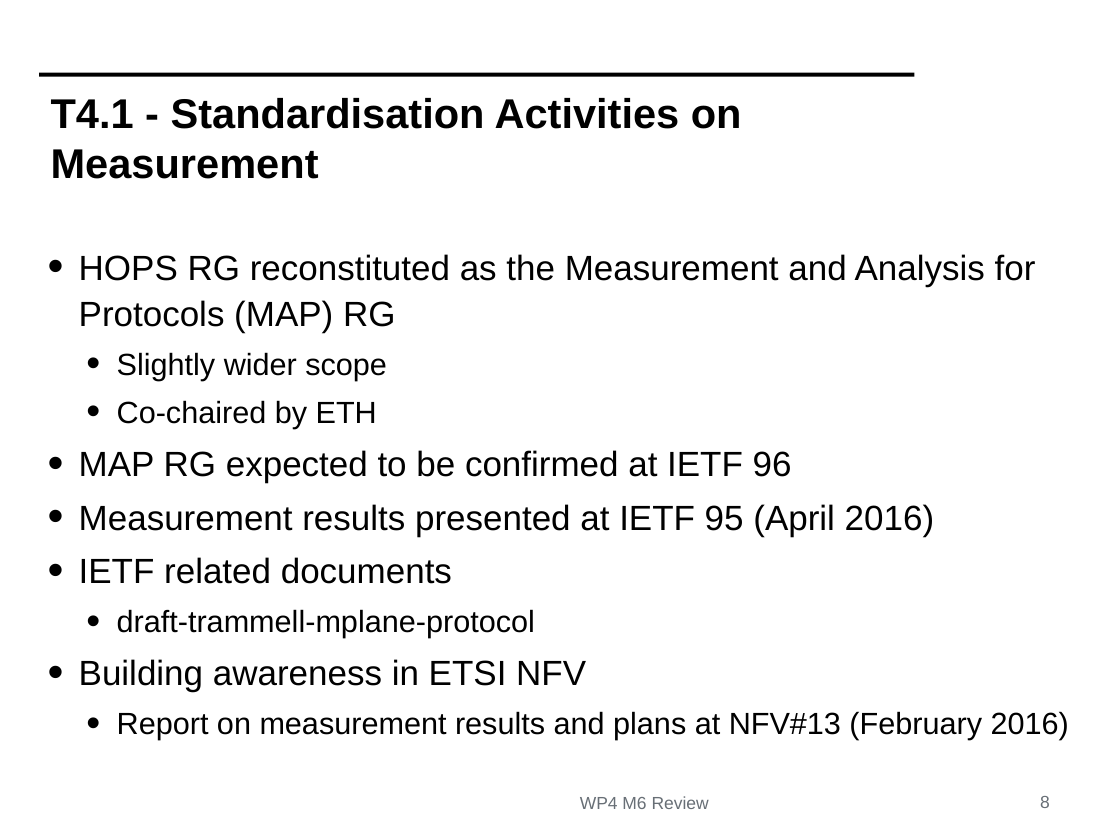
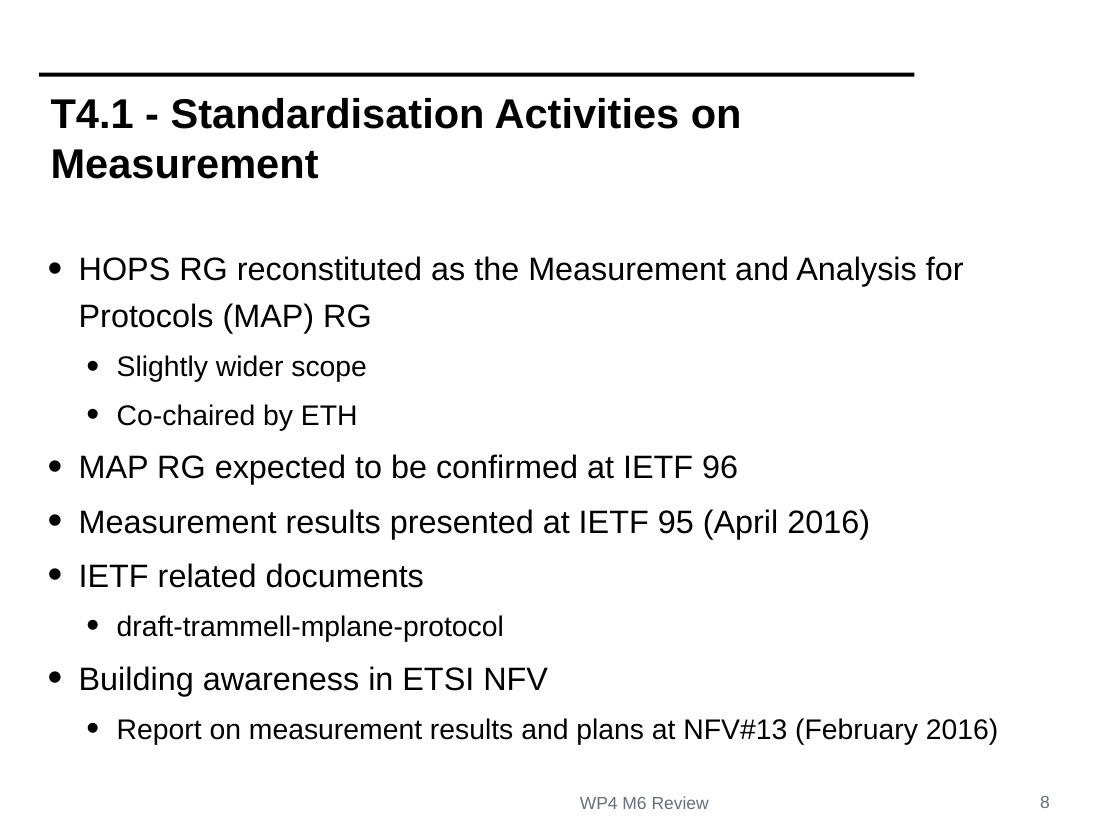
Before and after one commit to mami-project/roadshows, a slide deck: slide 8 of review1/WP4-ReviewM6.pptx. Drawn at 1120x840 pixels with LibreOffice and Linux fonts; fonts in the diff are those of the drawing; background and template pictures are left out. Boxes give left, top, right and bottom in pixels: in the first picture for what was removed or moved away, otherwise in the second. Text is boxed around its words. In the diff, an @@ line names an element or a change of style, - is before the commit and + after.

```diff
--- a/review1/WP4-ReviewM6.pptx
+++ b/review1/WP4-ReviewM6.pptx
@@ text "HOPS RG reconstituted as the ..." at [79,256,998,745]: size 32 to 29.6 pt in "HOPS RG reconstituted as the Measurement and ...", "MAP RG expected to be confirmed at ...", "Measurement results presented at IETF 95 (April ...", "IETF related documents" and 1 more places; size 28 to 25.9 pt in "Slightly wider scope", "Co-chaired by ETH", "draft-trammell-mplane-protocol", "Report on measurement results and plans at ..."; line spacing 1.1 to 1.2 @@
```
Also in this commit, not shown: 4 other slides changed.
